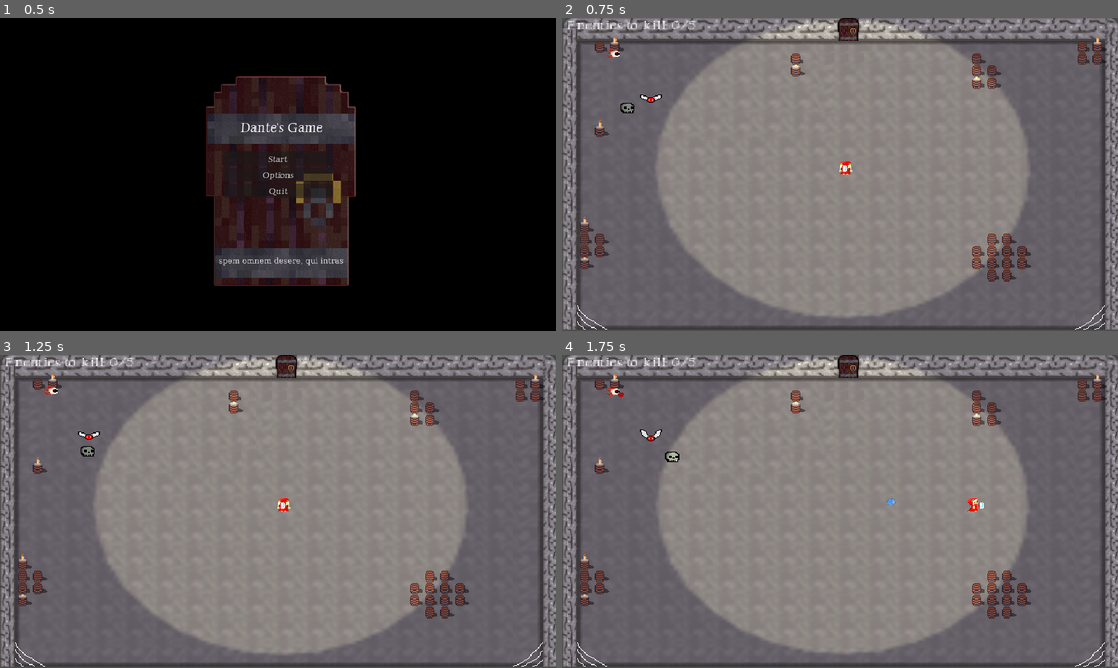
Above: before the commit, frames 1-4 (two rows, left to right).
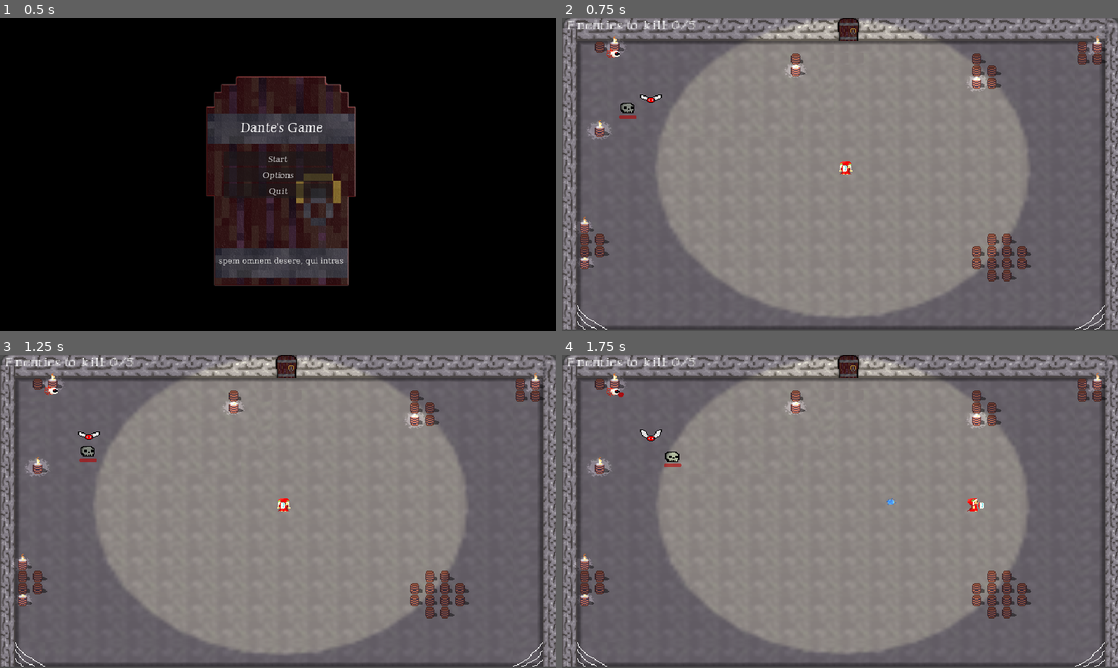
Above: after the commit, the same moments.

Repository: Ivan29020/Dantes-Reinterpretation
Game: Godot game, scene res://Menu/menu.tscn
The game is run twice, just before and just after one commit, with the same random seed, the same clock (stepped at 60 frames per second) and the same inputs. The engine's default icon, where the game draws it, is replaced by a stand-in: a white triangle on a blue panel in a dark square.
Inputs (mouse positions are in pixels of both pictures, inside the frame that each line leads up to):
- Up to frame 1 (0.5 s): no input
- Up to frame 2 (0.75 s): click "Start" at 0.5 s
- Up to frame 3 (1.25 s): no input
- Up to frame 4 (1.75 s): move the mouse to (962, 495) at 1.27 s; press the mouse at (962, 495) at 1.28 s; hold Right (button_right) from 1.28 s (still down)

Frame 1 is identical in both runs. In frame 2, 0.7% of the frame differs, in the area x 2-98%, y 6-81%; in frame 3, 0.7%; in frame 4, 0.7%.
Error after the commit: Invalid assignment of property or key 'value' with value of type 'int' on a base object of type 'null instance'. (res://Nemici/nemico_base.gd:24)

Commit message:
luci e hhealthbar (non scende la vita)

Diff:
--- a/Nemici/nemico_base.gd
+++ b/Nemici/nemico_base.gd
@@ -11,11 +11,18 @@
 
 func aggiorna_hp(newhp):
 
+
 	hp = newhp
 	if hp >= maxhp:
 		hp = maxhp
 	if hp <= 0:
 		muori()
+
+
+	var healthbar = $healthbar
+
+	healthbar.value = maxhp
+
 
 func muori():
 	Global.Restrizione.dimensione += regen
@@ -34,6 +41,10 @@
 	velocity = dir * vel
 	move_and_slide()
 
+
+
+
+
 func move_ai():
 
 	var dir : Vector2 = (Global.Giocatore.global_position - global_position).normalized()
--- a/Nemici/nemico_melee.tscn
+++ b/Nemici/nemico_melee.tscn
@@ -92,3 +92,13 @@
 
 [node name="CollisionShape2D" parent="." index="1"]
 position = Vector2(0.5, 1)
+
+[node name="healthbar" type="ProgressBar" parent="." index="2"]
+modulate = Color(1, 0, 0, 1)
+offset_left = -8.0
+offset_top = 11.0
+offset_right = 172.0
+offset_bottom = 51.0
+scale = Vector2(0.1, 0.1)
+value = 100.0
+show_percentage = false
--- /dev/null
+++ b/Scena/luce.tscn
@@ -0,0 +1,23 @@
+[gd_scene load_steps=5 format=3 uid="uid://wr3gc6nc18xp"]
+
+[ext_resource type="Texture2D" uid="uid://ciome7q3va1r5" path="res://Grafiche/Ultimate/Stanze/Luce n1.png" id="1_a3suu"]
+[ext_resource type="Texture2D" uid="uid://cb2ynh0mm5xjl" path="res://Grafiche/Ultimate/Stanze/Luce n2.png" id="2_e6ln2"]
+[ext_resource type="Texture2D" uid="uid://7yhpwsqfmptv" path="res://Grafiche/Ultimate/Stanze/Luce n3.png" id="3_0qti6"]
+
+[sub_resource type="AnimatedTexture" id="AnimatedTexture_8alkt"]
+frames = 4
+speed_scale = 0.5
+frame_0/texture = ExtResource("1_a3suu")
+frame_0/duration = 0.2
+frame_1/texture = ExtResource("2_e6ln2")
+frame_1/duration = 0.2
+frame_2/texture = ExtResource("1_a3suu")
+frame_2/duration = 0.2
+frame_3/texture = ExtResource("3_0qti6")
+frame_3/duration = 0.2
+
+[node name="PointLight2D" type="PointLight2D"]
+position = Vector2(132, 80)
+scale = Vector2(33.8625, 65.1375)
+color = Color(1, 1, 1, 0.403922)
+texture = SubResource("AnimatedTexture_8alkt")
--- a/Scena/piano_1.tscn
+++ b/Scena/piano_1.tscn
@@ -26,7 +26,6 @@
 
 [node name="Giocatore" parent="." instance=ExtResource("3_cwr6g")]
 position = Vector2(300, 201)
-collision_mask = 1
 
 [node name="Killcounter" parent="." instance=ExtResource("5_easrx")]
 offset_left = 72.0
--- a/Scena/piano_2.tscn
+++ b/Scena/piano_2.tscn
@@ -10,3 +10,6 @@
 
 [node name="Giocatore" parent="." instance=ExtResource("2_qgci3")]
 position = Vector2(151, 81)
+
+[node name="CanvasModulate" type="CanvasModulate" parent="."]
+color = Color(1, 0.929412, 1, 1)
--- a/Scena/tile_map.tscn
+++ b/Scena/tile_map.tscn
@@ -31,6 +31,7 @@
 [ext_resource type="Texture2D" uid="uid://bntypsv7e21bb" path="res://Grafiche/stanza completa/Pavimento angolo up dx.png" id="29_3x10y"]
 [ext_resource type="Texture2D" uid="uid://bvuf5sx1ncpt" path="res://Grafiche/stanza completa/Pavimento angolo bs sx.png" id="30_pp72w"]
 [ext_resource type="Texture2D" uid="uid://cfe4fsx625db1" path="res://Grafiche/stanza completa/Pavimento angolo bs dx.png" id="31_r05v6"]
+[ext_resource type="PackedScene" uid="uid://wr3gc6nc18xp" path="res://Scena/luce.tscn" id="32_4jhqt"]
 
 [sub_resource type="PhysicsMaterial" id="PhysicsMaterial_oqj7j"]
 
@@ -433,7 +434,8 @@
 1:1/0/physics_layer_0/polygon_0/points = PackedVector2Array(-8, 2.25, 2.6875, 2.25, 2.6875, -8, 8, -8, 8, 8, -8, 8)
 
 [sub_resource type="TileSet" id="TileSet_dcydr"]
-physics_layer_0/collision_layer = 1
+physics_layer_0/collision_layer = 16
+physics_layer_0/collision_mask = 3
 physics_layer_0/physics_material = SubResource("PhysicsMaterial_oqj7j")
 sources/10 = SubResource("TileSetAtlasSource_ak2u1")
 sources/11 = SubResource("TileSetAtlasSource_ifylu")
@@ -467,6 +469,8 @@
 sources/39 = SubResource("TileSetAtlasSource_sq1np")
 sources/40 = SubResource("TileSetAtlasSource_4uln6")
 
+[sub_resource type="AnimatedTexture" id="AnimatedTexture_e0mev"]
+
 [node name="TileMap" type="TileMap"]
 position = Vector2(-1, -1)
 tile_set = SubResource("TileSet_dcydr")
@@ -491,3 +495,36 @@
 [node name="Camera2D" type="Camera2D" parent="."]
 position = Vector2(295, 210)
 zoom = Vector2(2.17, 1.73)
+
+[node name="PointLight2D" parent="." instance=ExtResource("32_4jhqt")]
+position = Vector2(57, 41)
+scale = Vector2(0.575625, 0.53875)
+
+[node name="PointLight2D2" parent="." instance=ExtResource("32_4jhqt")]
+position = Vector2(40, 152)
+scale = Vector2(0.64, 0.61375)
+
+[node name="PointLight2D3" parent="." instance=ExtResource("32_4jhqt")]
+position = Vector2(23, 280)
+scale = Vector2(0.49, 0.458751)
+
+[node name="PointLight2D4" parent="." instance=ExtResource("32_4jhqt")]
+position = Vector2(25, 328)
+scale = Vector2(0.45, 0.39875)
+
+[node name="PointLight2D5" parent="." instance=ExtResource("32_4jhqt")]
+position = Vector2(568, 35)
+scale = Vector2(0.255, 0.24875)
+texture = SubResource("AnimatedTexture_e0mev")
+
+[node name="PointLight2D6" parent="." instance=ExtResource("32_4jhqt")]
+position = Vector2(441, 89)
+scale = Vector2(0.565, 0.564375)
+
+[node name="PointLight2D7" parent="." instance=ExtResource("32_4jhqt")]
+position = Vector2(248, 72)
+scale = Vector2(0.5725, 0.502188)
+
+[node name="PointLight2D8" parent="." instance=ExtResource("32_4jhqt")]
+position = Vector2(566, 41)
+scale = Vector2(0.5725, 0.502188)
Binary file added: Grafiche/Ultimate/Dante/Dante Alighieri Back.png
Not shown, added: Grafiche/Ultimate/Dante/Dante Alighieri Back.png.import
Binary file added: Grafiche/Ultimate/Dante/Dante Alighieri Left Side.png
Not shown, added: Grafiche/Ultimate/Dante/Dante Alighieri Left Side.png.import
Binary file added: Grafiche/Ultimate/Dante/Dante Alighieri Right Side.png
Not shown, added: Grafiche/Ultimate/Dante/Dante Alighieri Right Side.png.import
Binary file added: Grafiche/Ultimate/Dante/Dante Alighieri motion.aseprite
Binary file added: Grafiche/Ultimate/Dante/Dante Alighieri.aseprite
Binary file added: Grafiche/Ultimate/Dante/Dante Back idle.png
Not shown, added: Grafiche/Ultimate/Dante/Dante Back idle.png.import
Binary file added: Grafiche/Ultimate/Dante/Dante Back mov 1.png
Not shown, added: Grafiche/Ultimate/Dante/Dante Back mov 1.png.import
(and 367 more such lines)
